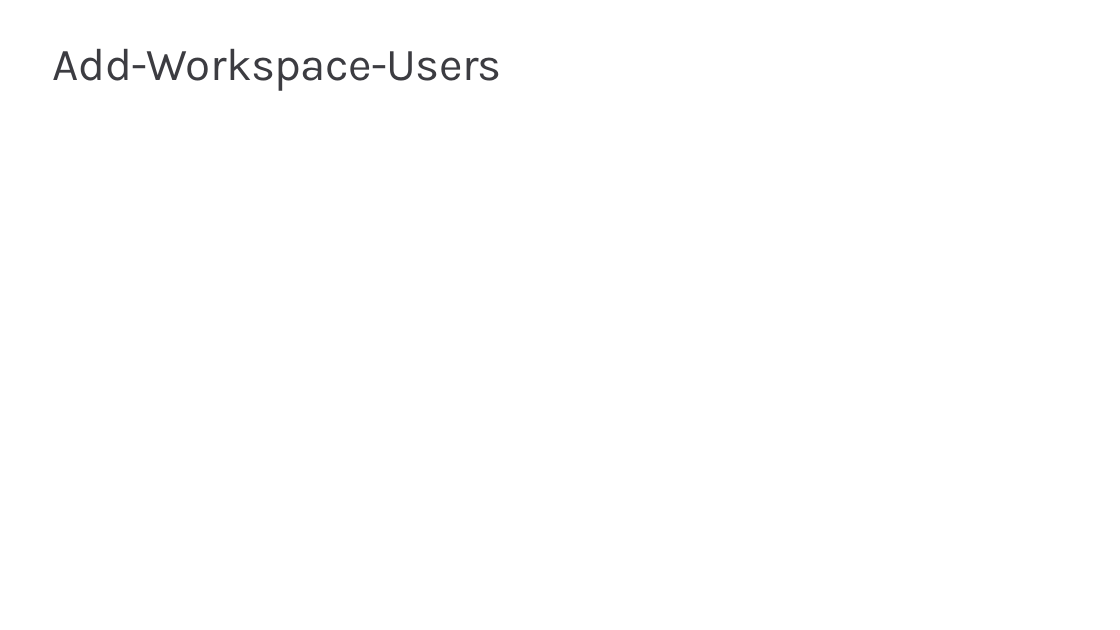
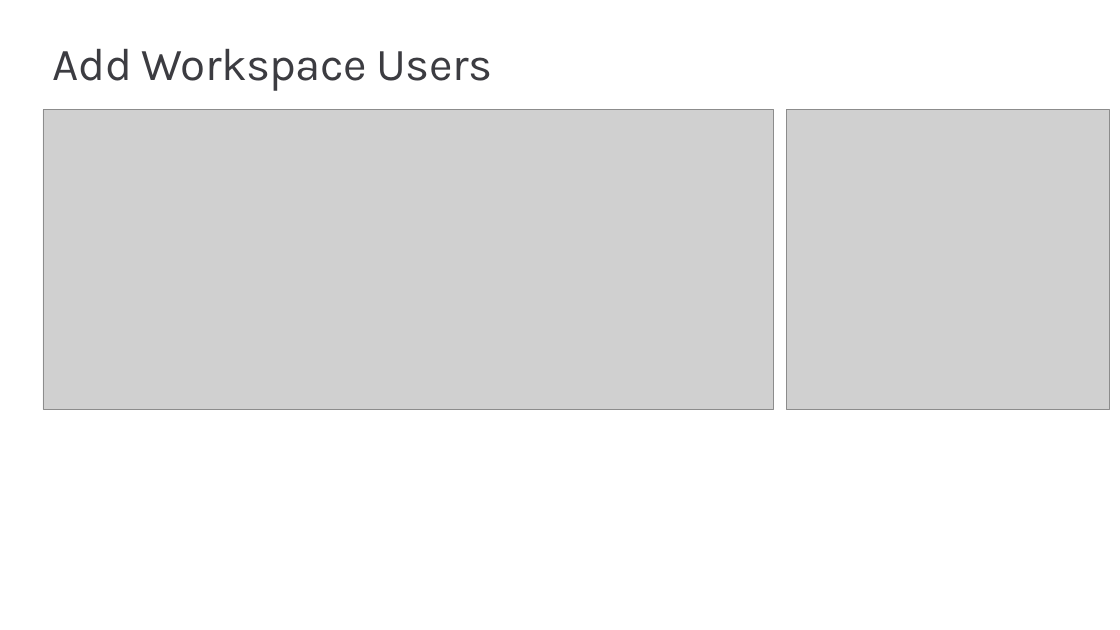
Before and after one commit to PowerBiDevCamp/Camp-Sessions, a slide deck: slide 20 of Session 02 - Writing PowerShell Script for Power BI.pptx (slide 23 before the commit). Drawn at 1120x630 pixels with LibreOffice and Linux fonts; fonts in the diff are those of the drawing; grey boxes stand for pictures; background and template pictures are left out. Boxes give left, top, right and bottom in pixels: in the first picture for what was removed or moved away, otherwise in the second. Text is boxed around its words. In the diff, an @@ line names an element or a change of style, - is before the commit and + after.

```diff
--- a/Session 02 - Writing PowerShell Script for Power BI.pptx
+++ b/Session 02 - Writing PowerShell Script for Power BI.pptx
@@ title at bbox=[53, 49, 492, 91]: text changed @@
-Add-Workspace-Users
+Add Workspace Users
@@ picture added at bbox=[43, 110, 773, 409] @@
@@ picture added at bbox=[786, 110, 1109, 409] @@
```
Also in this commit, not shown: 17 other slides changed, 22 slides added, 14 slides removed, 1 other file.
